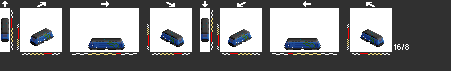
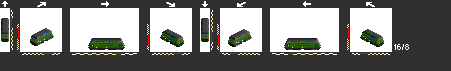
Comparing the layer stacks of the two w=451, h=71 images. Changes:
painted on "Layer 0" over (x1=1, y1=32, x2=384, y2=48)
